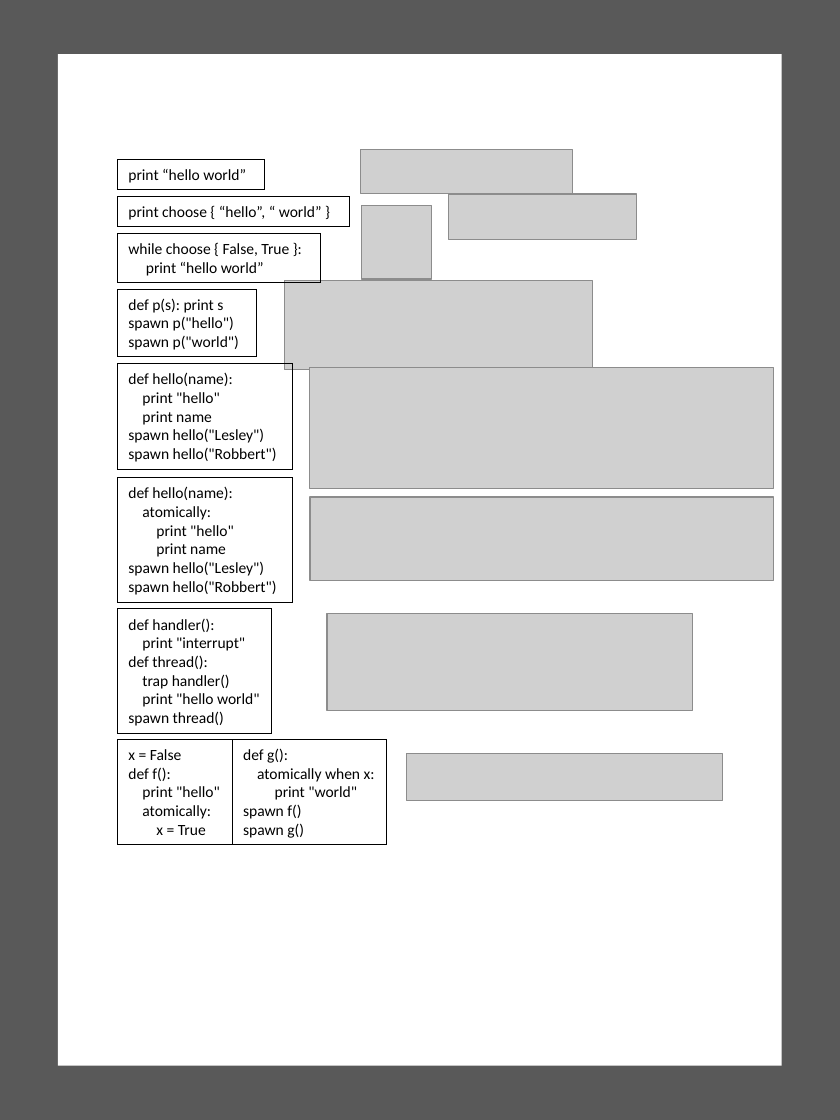
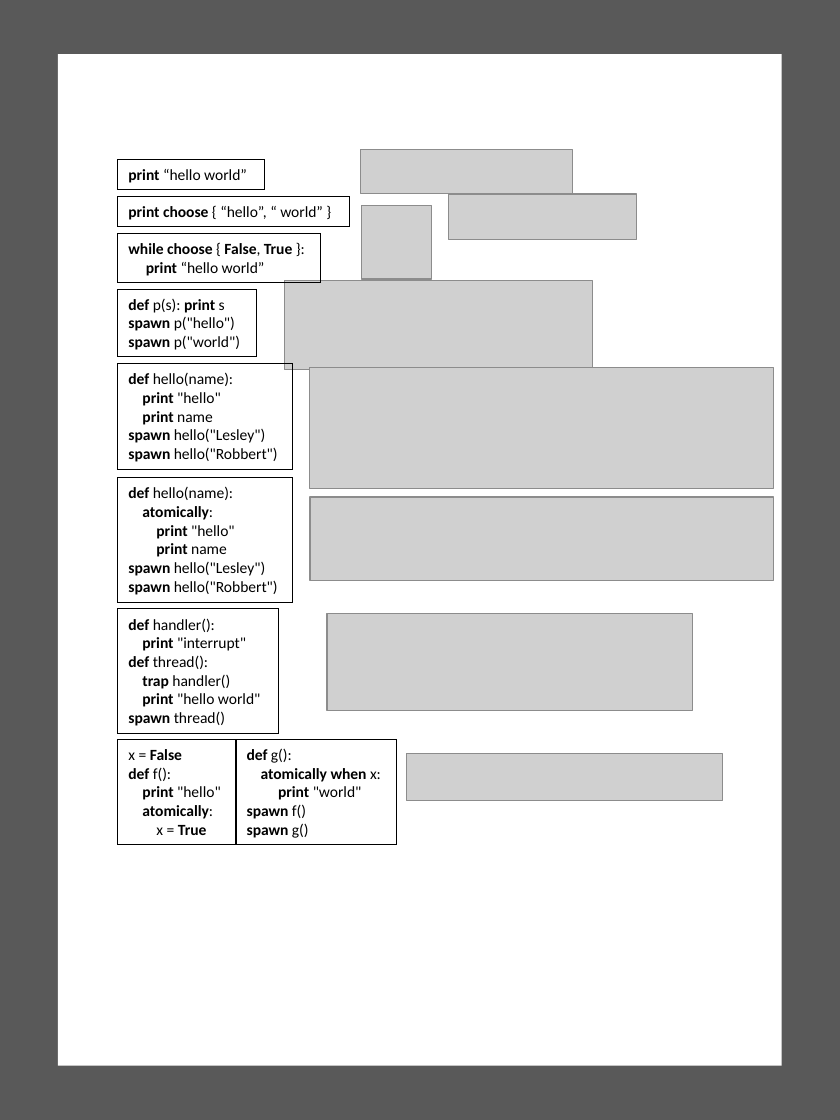
Before and after one commit to harmonylang/harmony, a slide deck: slide 1 of paper/hello.pptx. Drawn at 840x1120 pixels with LibreOffice and Linux fonts; fonts in the diff are those of the drawing; grey boxes stand for pictures. Boxes give left, top, right and bottom in pixels: in the first picture for what was removed or moved away, otherwise in the second. Text is boxed around its words. In the diff, an @@ line names an element or a change of style, - is before the commit and + after.

```diff
--- a/paper/hello.pptx
+++ b/paper/hello.pptx
@@ rectangle "print “hello world”" at (118, 160, 264, 190): bold on in "print" @@
@@ rectangle "print choose { “hello”, “ ..." at (118, 197, 349, 227): bold on in "print choose" @@
@@ rectangle "while choose { False, True ..." at (118, 233, 320, 282): bold on in "while choose False, True", "print" @@
@@ rectangle "def p(s): print s" at (118, 289, 256, 357): bold on in "def print", "spawn", "spawn" @@
@@ rectangle "def hello(name):" at (118, 364, 292, 469): bold on in "def", "print", "print", "spawn" and 1 more places @@
@@ rectangle "def hello(name):" at (118, 478, 292, 603): bold on in "def", "atomically:", "print", "print" and 2 more places @@
@@ rectangle "def handler():": place and size @@
-rectangle "def handler():" at (118, 609, 272, 734)
+rectangle "def handler():" at (118, 609, 279, 734)
@@ rectangle "def handler():" at (118, 609, 279, 734): bold on in "def", "print", "def", "trap" and 2 more places @@
@@ rectangle "x = False": place and size @@
-rectangle "x = False" at (118, 739, 232, 844)
+rectangle "x = False" at (118, 739, 237, 844)
@@ rectangle "x = False" at (118, 739, 237, 844): bold on in "False", "def", "print", "atomically:" and 1 more places @@
@@ rectangle "def g():": place and size @@
-rectangle "def g():" at (232, 739, 386, 844)
+rectangle "def g():" at (235, 739, 396, 844)
@@ rectangle "def g():" at (235, 739, 396, 844): bold on in "def", "atomically when", "print", "spawn" and 1 more places @@
```
Also in this commit, not shown: 1 other file.
